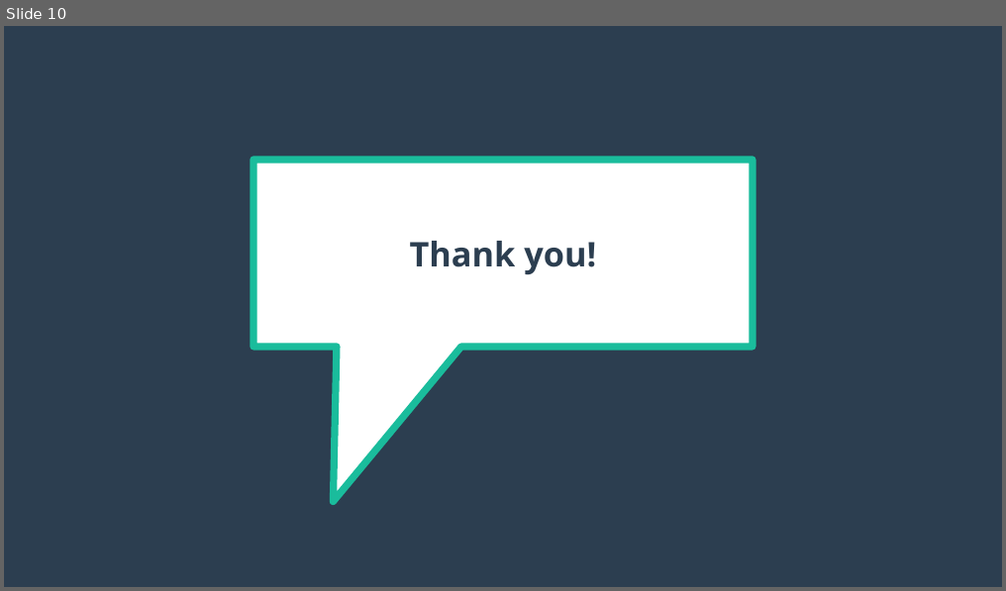
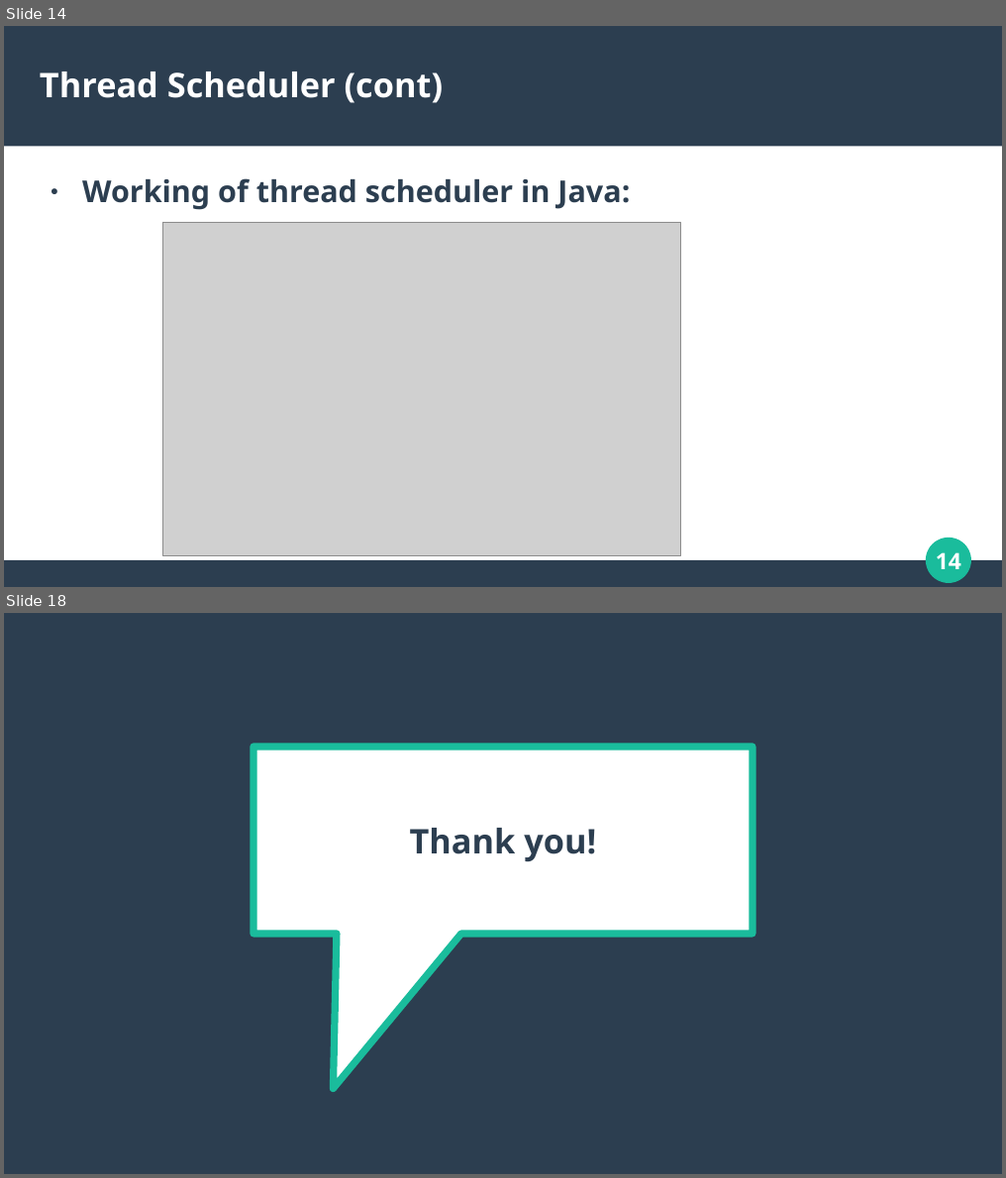
Before and after one commit to Abhishek-Kuvalekar/multithreading-java, a slide deck: Presentation.odp. Shown one above the other, each under a label of ours: slide 10 before the commit, slides 14 and 18 after it; the slides between them are not shown. The pictures are 1006x591 and 1006x1178 pixels, drawn with LibreOffice and Linux fonts; fonts in the diff are those of the drawing; grey boxes stand for pictures. Boxes give left, top, right and bottom in pixels: in the first picture for what was removed or moved away, otherwise in the second. Text is boxed around its words. In the diff, an @@ line names an element or a change of style, - is before the commit and + after.

```diff
--- a/Presentation.odp
+++ b/Presentation.odp
@@ slide 14 added at [4,26,1002,587], background #FFFFFF @@
@@ rectangle added at [4,26,1002,147], fill #2C3E50 @@
@@ title added at [40,72,444,103], 27 pt, text #FFFFFF, bold @@
+Thread Scheduler (cont)
@@ text added at [82,178,630,210], 24 pt, text #2C3E50, bold @@
+● Working of thread scheduler in Java:
@@ picture added at [162,222,681,557] @@
@@ ellipse added at [927,539,971,583], fill #1ABC9C, outline #1ABC9C 0.85 pt @@
@@ page number added at [936,553,961,570], 18 pt, text #FFFFFF, bold @@
+14
@@ rectangle added at [4,562,1002,587], fill #2C3E50 @@
@@ what was slide 10 is now slide 18 @@
```
Also in this commit, not shown: 1 slide changed, 8 other slides added, 1 slide removed, 6 other files.
